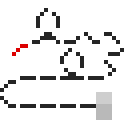
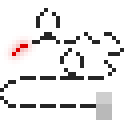
Two versions of the same layered image (128×128). Layer-by-layer changes:
added layer "Layer 10" above "Layer 9" over [4, 36, 36, 64]
